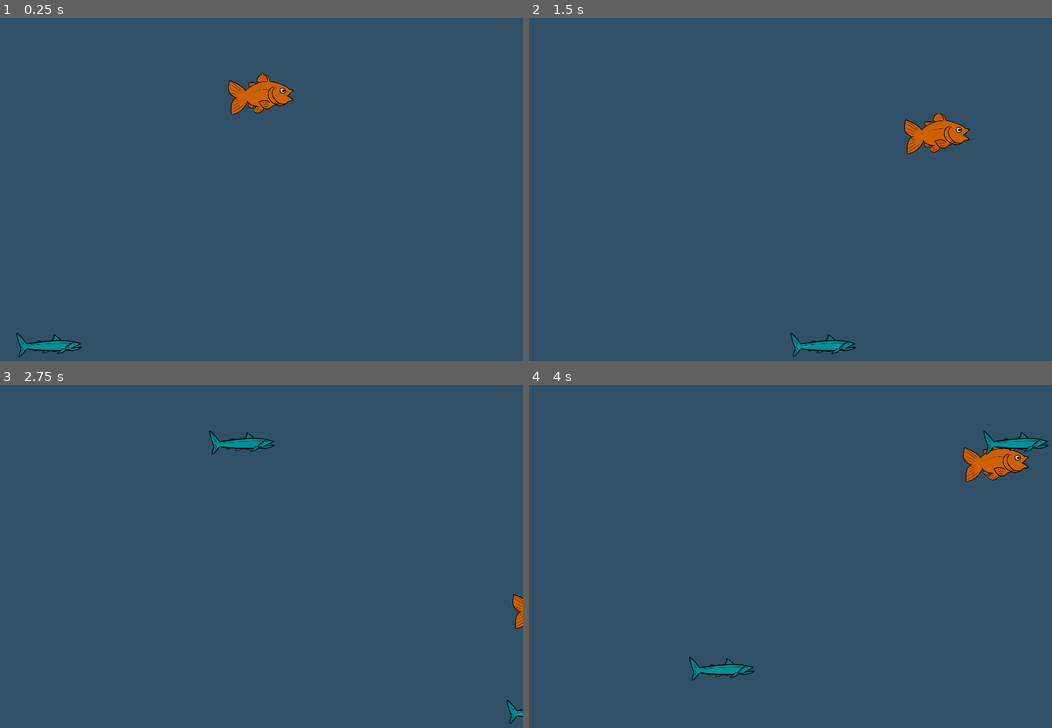
Above: before the commit, frames 1-4 (two rows, left to right).
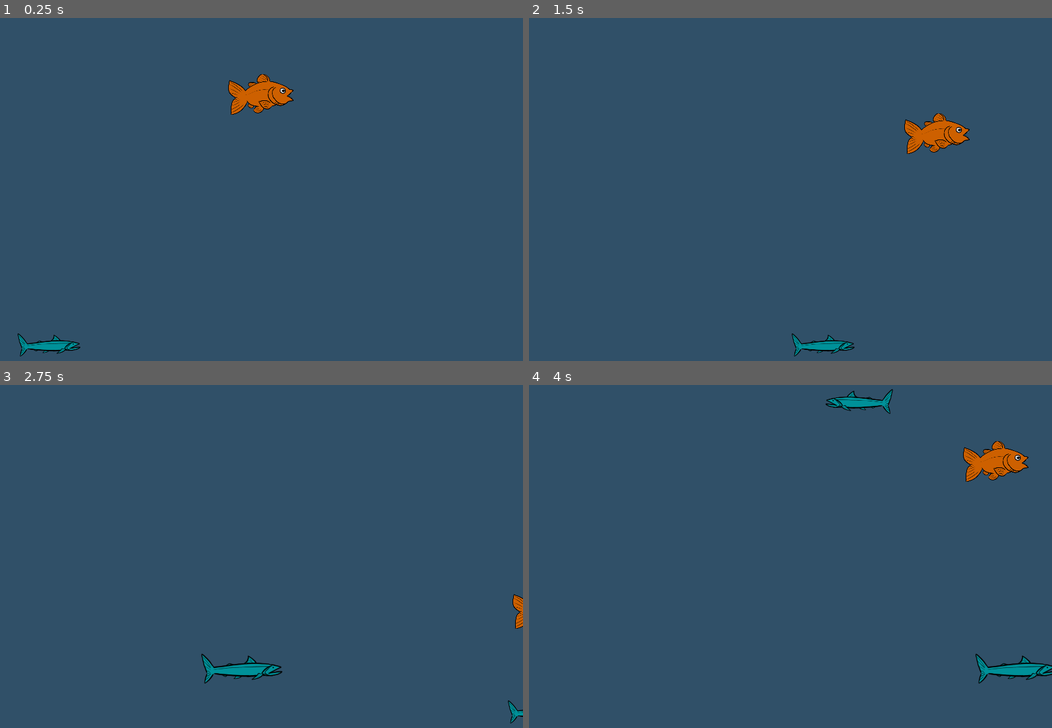
Above: after the commit, the same moments.

Repository: CatNine9/FishGame
Game: Godot game, scene res://Levels/Main.tscn
Same seed, same stepped clock (60 frames per second), same inputs: the game is played once before the commit and once after it.
Inputs:
- Up to frame 1 (0.25 s): no input
- Up to frame 2 (1.5 s): hold Right (ui_right) 0.53-1.28 s; hold Down (ui_down) from 1.28 s (still down)
- Up to frame 3 (2.75 s): release Down (ui_down) at 2.03 s; hold Right (ui_right) from 2.03 s (still down)
- Up to frame 4 (4 s): release Right (ui_right) at 2.78 s; hold Up (ui_up) 2.78-3.53 s; hold Left (ui_left) from 3.53 s (still down)

The runs differ from the first frame. In frame 1, 0.2% of the frame differs, in the area x 3-16%, y 91-99%; in frame 2, 0.2%; in frame 3, 1.1%; in frame 4, 1.8%, in the area x 30-100%, y 1-88%.

Commit message:
Enemies now spawn at slightly varying sizes.
Scale is adjusted between 0.85x and 1.25x.

Diff:
--- a/FishGame/Fish/Player.tscn
+++ b/FishGame/Fish/Player.tscn
@@ -18,4 +18,3 @@
 texture = ExtResource("1_0oikl")
 
 [connection signal="area_entered" from="AreaBody" to="." method="_on_area_body_area_entered"]
-[connection signal="area_exited" from="AreaBody" to="." method="_on_area_body_area_exited"]
--- a/FishGame/Levels/Main.gd
+++ b/FishGame/Levels/Main.gd
@@ -27,9 +27,12 @@
 
 	var random_height_value = randi_range(0, 600)
 
+	var random_size_value = randf_range(0.85, 1.25)
+
 	var enemy_preload = preload("res://Fish/Enemy.tscn")
 	var enemy_spawn = enemy_preload.instantiate()
 	enemy_spawn.spawn_side = random_side_value
 	enemy_spawn.position.y = random_height_value
+	enemy_spawn.scale *= random_size_value
 	add_child(enemy_spawn)
 	enemies.append(enemy_spawn)
